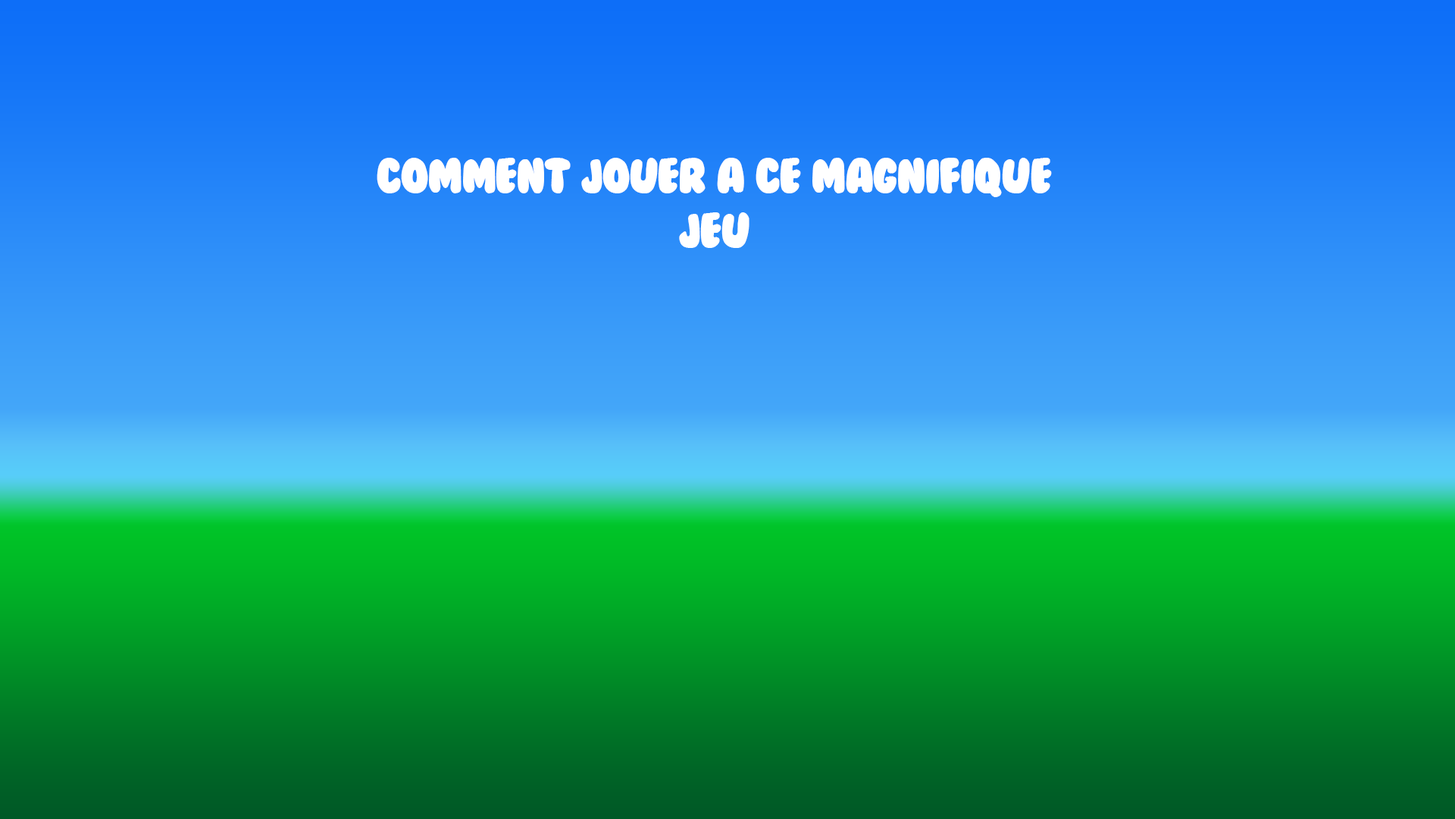
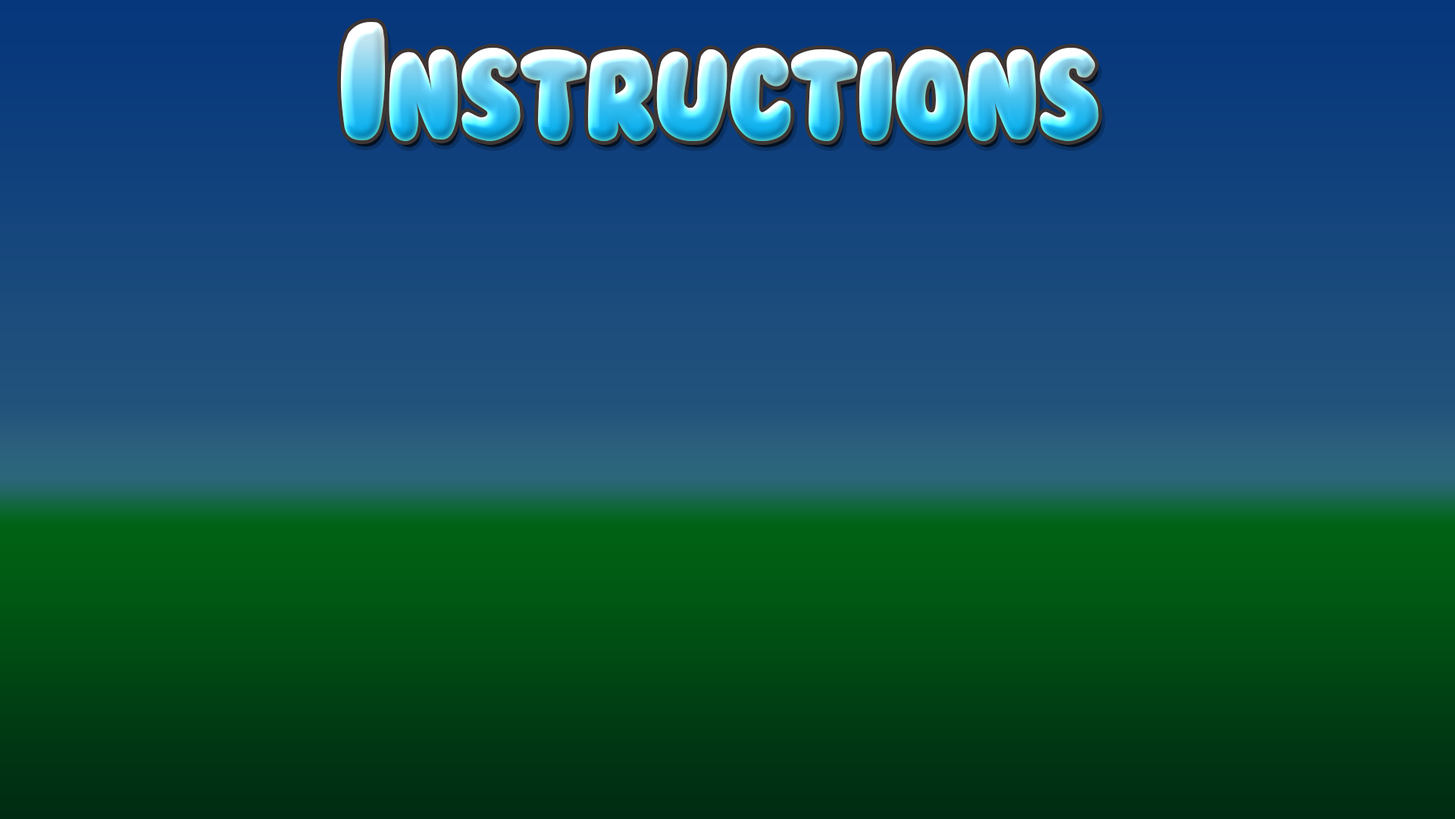
Layer changes from the first 1455 × 819 image to the second:
removed layer "Comment jouer a ce magnifique jeu" over <box>376,157,1053,248</box>
added layer "Instructions" above "Layer 3" over <box>340,21,1100,142</box>
added layer "Layer 2" (50%) above "Layer 1" over <box>0,0,1455,819</box>
